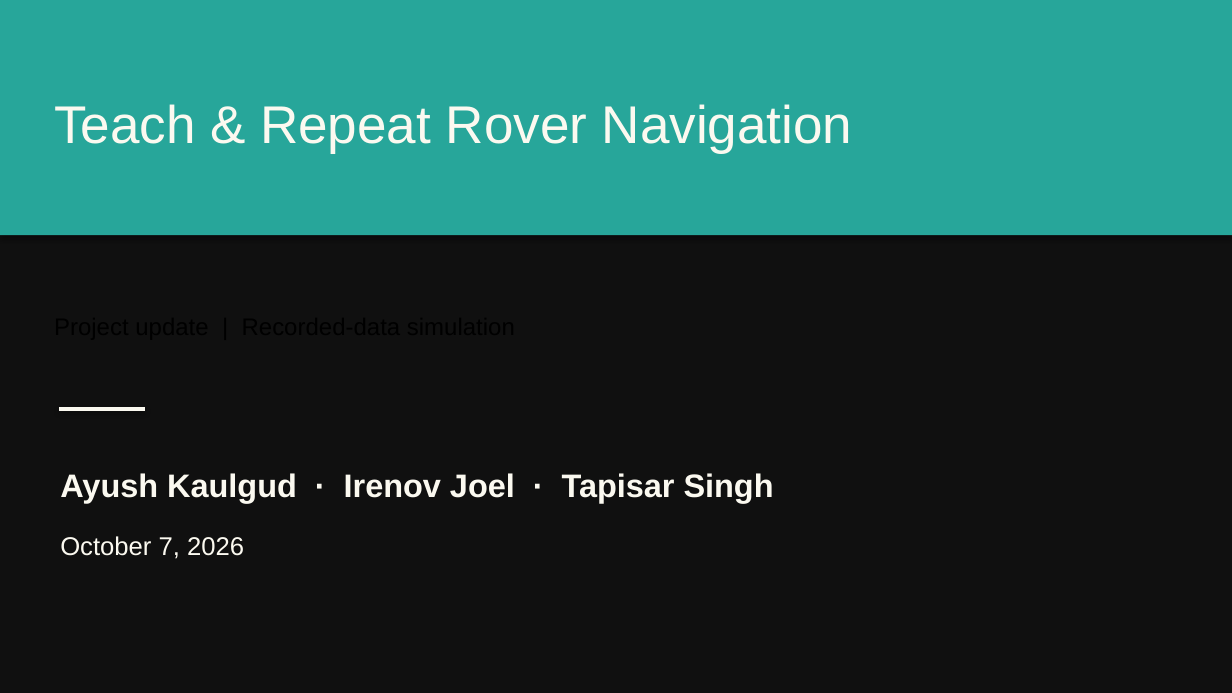
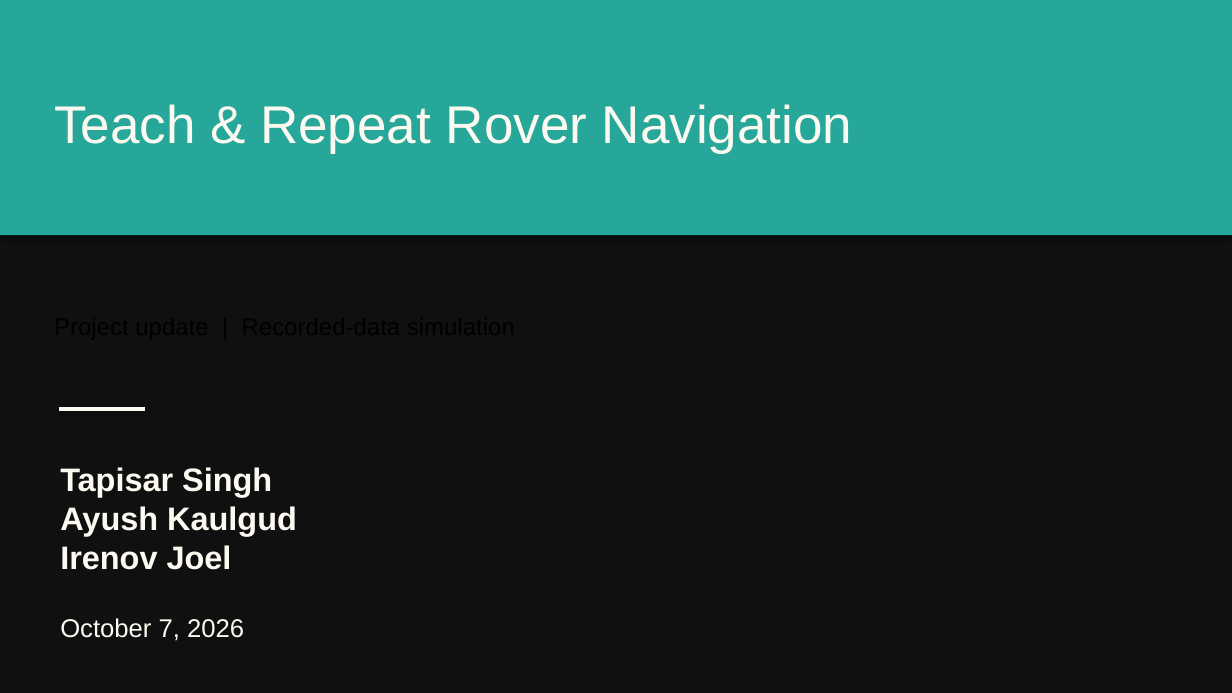
Before and after one commit to ayushkaulgud/teach-repeat-rover-navigation, a slide deck: slide 1 of docs/Teach_and_Repeat_Project_Update_Oct_7_2026.pptx. Drawn at 1232x693 pixels with LibreOffice and Linux fonts; fonts in the diff are those of the drawing. Boxes give left, top, right and bottom in pixels: in the first picture for what was removed or moved away, otherwise in the second. Text is boxed around its words. In the diff, an @@ line names an element or a change of style, - is before the commit and + after.

```diff
--- a/docs/Teach_and_Repeat_Project_Update_Oct_7_2026.pptx
+++ b/docs/Teach_and_Repeat_Project_Update_Oct_7_2026.pptx
@@ text at [60, 467, 297, 570]: text changed @@
-Ayush Kaulgud · Irenov Joel · Tapisar Singh
+Tapisar Singh
+Ayush Kaulgud
+Irenov Joel
@@ text "October 7, 2026": place and size @@
-text "October 7, 2026" at [60, 536, 244, 559]
+text "October 7, 2026" at [60, 618, 244, 641]
```
Also in this commit, not shown: 6 other slides changed, 3 other files.
